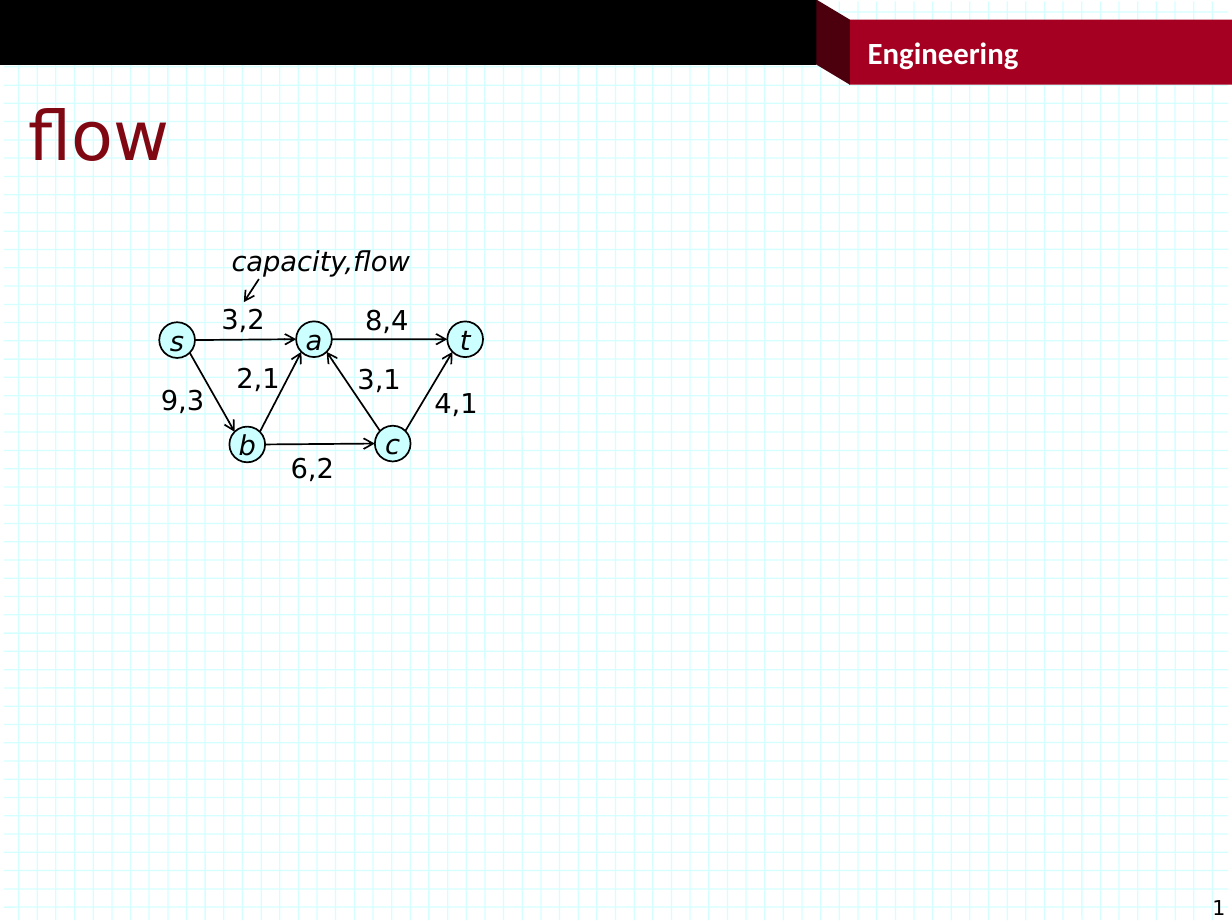
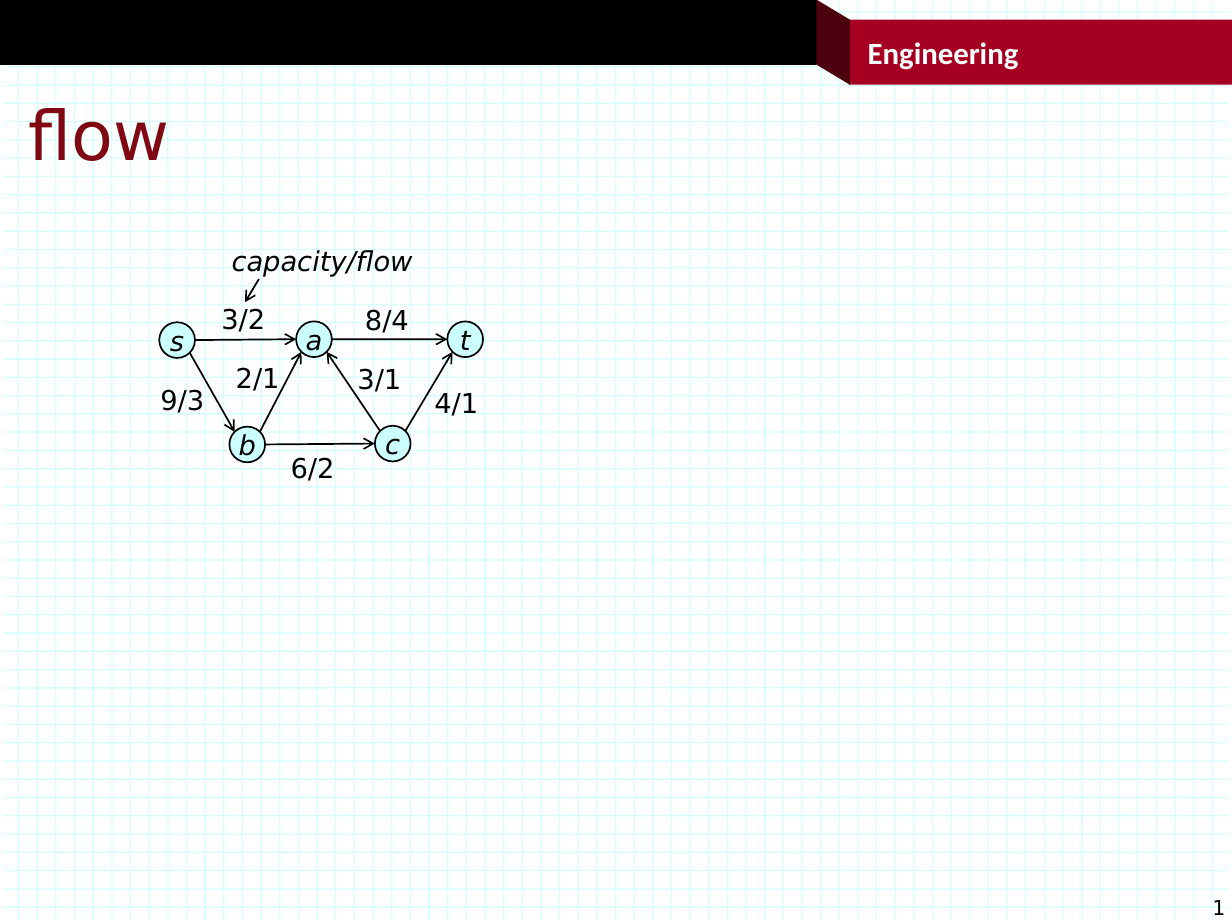
Before and after one commit to jonturner53/gads, a slide deck: slide 1 of graphAlgorithms/maxflow/figs.pptx. Drawn at 1232x924 pixels with LibreOffice and Linux fonts; fonts in the diff are those of the drawing; background and template pictures are left out. Boxes give left, top, right and bottom in pixels: in the first picture for what was removed or moved away, otherwise in the second. Text is boxed around its words. In the diff, an @@ line names an element or a change of style, - is before the commit and + after.

```diff
--- a/graphAlgorithms/maxflow/figs.pptx
+++ b/graphAlgorithms/maxflow/figs.pptx
@@ text at bbox=[232, 249, 413, 277]: text changed @@
-capacity,flow
+capacity/flow
@@ text at bbox=[221, 307, 265, 335]: text changed @@
-3,2
+3/2
@@ text at bbox=[365, 308, 409, 336]: text changed @@
-8,4
+8/4
@@ text at bbox=[160, 389, 204, 413]: text changed @@
-9,3
+9/3
@@ text at bbox=[236, 366, 280, 394]: text changed @@
-2,1
+2/1
@@ text at bbox=[357, 367, 401, 395]: text changed @@
-3,1
+3/1
@@ text at bbox=[434, 391, 478, 419]: text changed @@
-4,1
+4/1
@@ text at bbox=[291, 456, 335, 484]: text changed @@
-6,2
+6/2
```
Also in this commit, not shown: 3 other slides changed, 4 other files.
